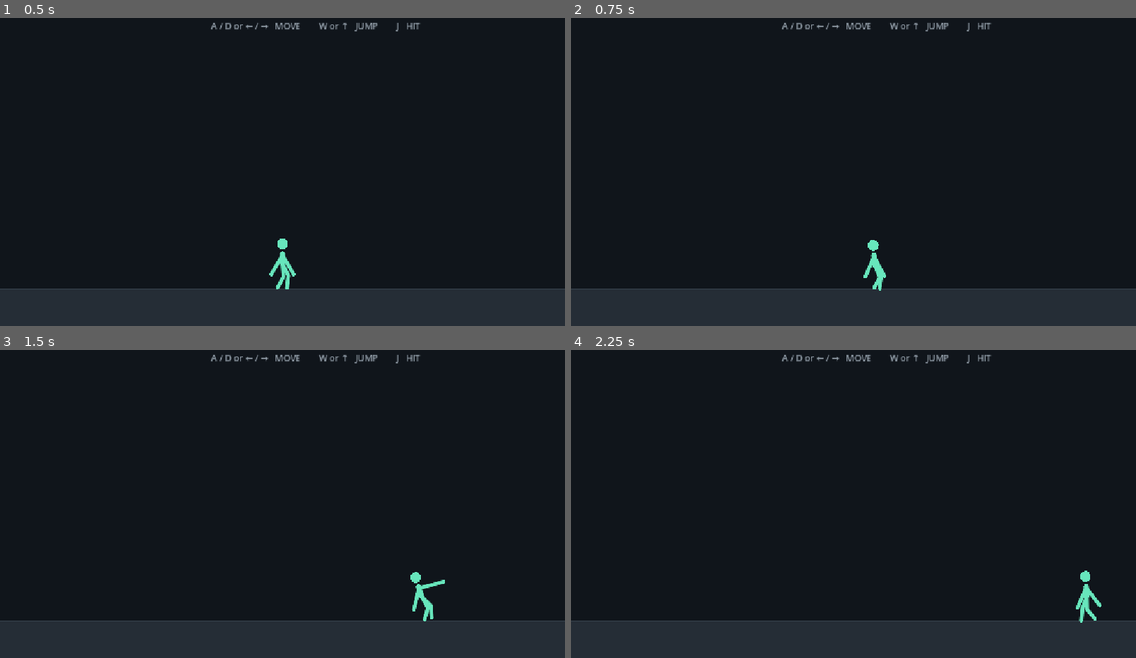
Above: before the commit, frames 1-4 (two rows, left to right).
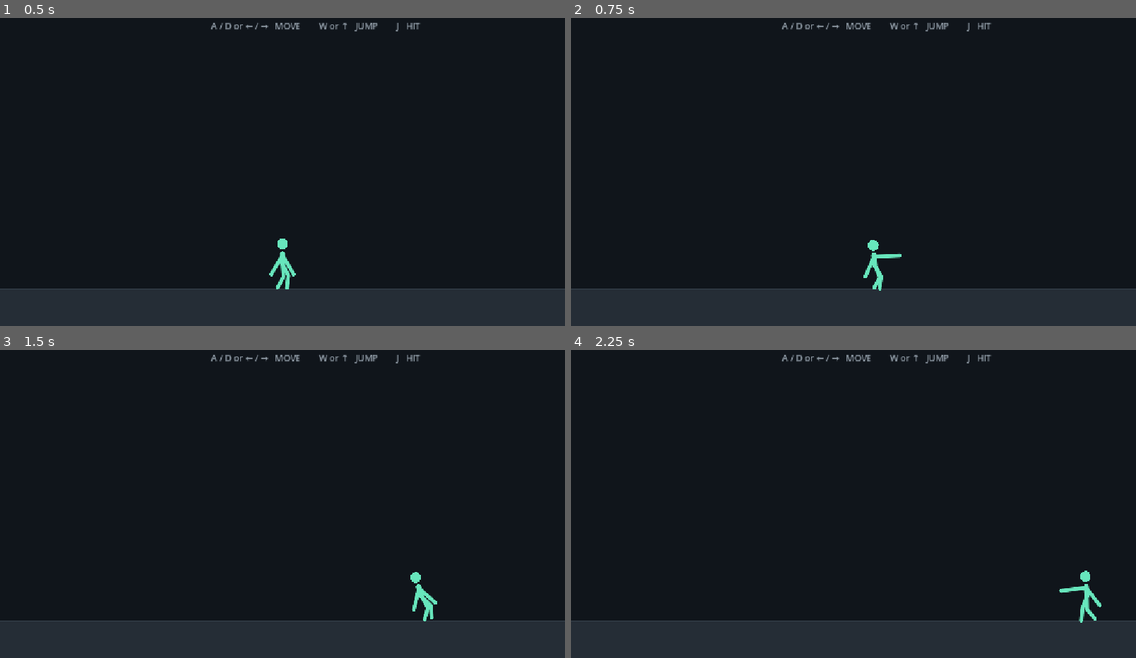
Above: after the commit, the same moments.

Repository: divanburke/ShadowSwap
Game: Godot game, scene res://main.tscn
Same seed, same stepped clock (60 frames per second), same inputs: the game is played once before the commit and once after it.
Inputs:
- Up to frame 1 (0.5 s): no input
- Up to frame 2 (0.75 s): hold D from 0.53 s (still down); hold J from 0.53 s (still down)
- Up to frame 3 (1.5 s): keep holding D; tap W at 0.77 s; release J at 1.28 s; tap J at 1.35 s
- Up to frame 4 (2.25 s): tap W at 1.52 s; release D at 2.03 s; hold A from 2.03 s (still down); hold J from 2.03 s (still down)

Frame 1 is identical in both runs. In frame 2, 0.1% of the frame differs, in the area x 54-59%, y 76-85%; in frame 3, 0.1%; in frame 4, 0.1%, in the area x 86-91%, y 76-85%.

Commit message:
Slightly slow down attack timing

Diff:
--- a/scripts/fighter.gd
+++ b/scripts/fighter.gd
@@ -32,8 +32,8 @@
 const MAX_FALL_SPEED = 950.0
 const JUMP_SPEED = 590.0
 
-const ATTACK_DURATION = 0.18
-const ATTACK_COOLDOWN = 0.26
+const ATTACK_DURATION = 0.22
+const ATTACK_COOLDOWN = 0.30
 
 const MINT_GREEN = Color("#67e6bc")
 
